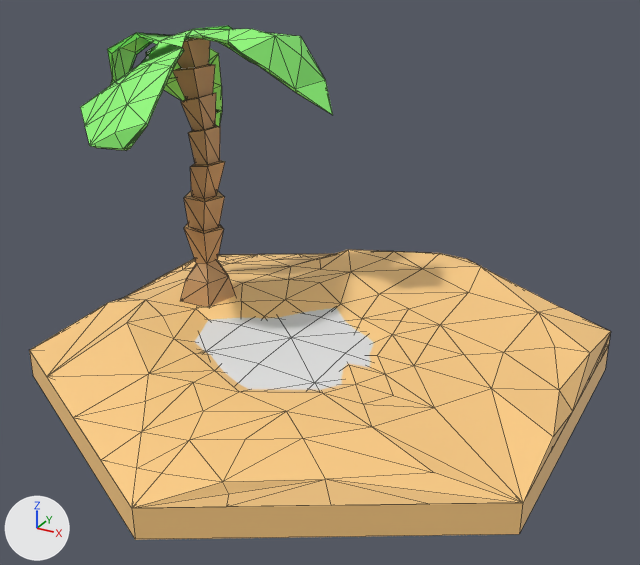
An edit to the FBX model Assets/Prefabs/Tiles3D/desert.fbx, drawn before and after from the same camera.
One viewpoint serves both versions: a camera (50 mm lens) standing at (1.31, -2.38, 1.48) and looking at (0.04, -0.08, 0.33). Arrows for +X, +Y and +Z are at lower left; the lights stay in place. Mesh edges are drawn as thin lines. Vertices at the same position are counted once.
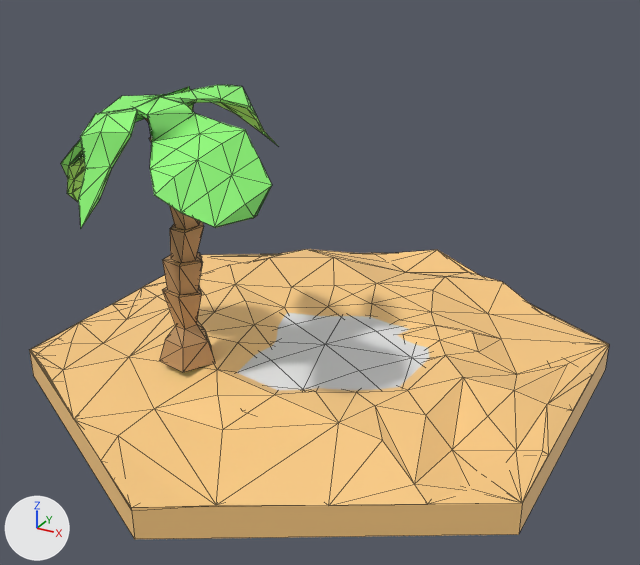
Boxes [x1, y1, x2, y2] around the edits, measured in the pictures (640 x 565 px; the box of a moved part takes in the faces that stretch with it):
'Cylinder', reshaped, turned
    before: [29, 26, 611, 540]
    after: [29, 85, 609, 539]
part 1 of me_cylinder, moved or reshaped
    before: [173, 38, 215, 100]
    after: [145, 118, 152, 143]
part 2 of me_cylinder, rebuilt (14% narrower, 15% taller)
    before: [80, 26, 333, 150]
    after: [61, 85, 278, 228]
part 3 of me_cylinder, rebuilt
    before: [194, 308, 374, 390]
    after: [237, 313, 430, 390]
part 4 of me_cylinder, moved or reshaped
    before: [30, 93, 611, 411]
    after: [30, 205, 502, 509]
part 5 of me_cylinder, moved or reshaped
    before: [74, 352, 572, 508]
    after: [329, 277, 609, 506]

Diff of the bpy script that builds the scene:
```diff
--- a/Assets/Prefabs/Tiles3D/desert.fbx.py
+++ b/Assets/Prefabs/Tiles3D/desert.fbx.py
@@ me_cylinder @@
 # used by ob_cylinder; location = (0.0, 0.0, 0.0); rotation_euler = (1.571, 0.0, 0.0), in degrees (90, 0, 0)
 # verts and faces of me_cylinder; kept vertices keep their numbers, new ones are numbered from 467
 # before: 17 (0.0, 0.08, 0.88) at pixel (161, 473), 21 (-0.07, 0.08, 0.89) at pixel (136, 468), 23 (0.15, 0.12, 0.69) at pixel (245, 439), 28 (0.21, 0.08, 0.86) at pixel (228, 493), 83 (0.36, 0.14, 0.4) at pixel (363, 404)
 # before: 120 (0.29, 0.14, 0.64) at pixel (302, 438), 121 (0.43, 0.15, 0.5) at pixel (371, 426), 142 (0.65, 0.13, 0.12) at pixel (491, 388), 178 (-0.14, 0.11, 0.78) at pixel (141, 431), 179 (0.87, 0.11, 0.25) at pixel (553, 436)
 # before: 180 (0.0, 0.11, 0.75) at pixel (189, 440), 204 (0.54, 0.14, 0.31) at pixel (434, 407), 212 (0.64, 0.11, 0.56) at pixel (434, 472), 213 (0.19, 0.11, 0.86) at pixel (222, 481), 215 (0.41, 0.11, 0.72) at pixel (325, 479)
-me_cylinder.from_pydata(...)  # 467 vertices, 858 faces; spans x -0.87..0.87, y -0.05..1.09, z -1.0..1.0
+me_cylinder.from_pydata(...)  # 486 vertices, 911 faces; spans x -0.87..0.87, y -0.05..0.98, z -1.0..1.0
+# me_cylinder part 1: the loose piece of 20 vertices spanning x -0.57..-0.41, y 0.85..1.06, z -0.08..0.06 is scaled about its middle by 0.876, then moved by (-0.02, -0.1, 0.0)
+# me_cylinder part 2: the loose piece of 136 vertices spanning x -0.82..-0.02, y 0.65..1.09, z -0.43..0.45 is rebuilt with 153 vertices and now spans x -0.8..-0.09, y 0.58..0.98, z -0.38..0.39
+# me_cylinder part 3: the loose piece of 25 vertices spanning x -0.44..0.36, y 0.11..0.13, z -0.27..0.53 is rebuilt with 25 vertices and now spans x -0.46..0.34, y 0.11..0.13, z -0.28..0.53
+# me_cylinder part 4
+# 75 vertices are removed from x -0.87..0.21, y 0.05..1.05, z -0.87..0.5
+# 181 faces are deleted
+# 4 vertices in x -0.85..-0.5, y 0.05..0.15, z -0.52..0.23 move by (0.0, -0.02, 0.0)
+# 3 vertices in x -0.66..0.64, y 0.05..0.06, z -0.65..-0.36 move by (0.0, -0.01, 0.0)
+# 16 vertices move from x -0.65..0.87, y 0.03..0.23, z -0.76..0.35 to x -0.65..0.87, y 0.04..0.22, z -0.76..0.35
+# 77 vertices are added at x -0.87..0.65, y 0.0..0.94, z -1.0..0.5
+# 57 new faces join them, mat_none (beige #ffce85)
+# 121 new faces join them, mat_material_002 (orange #c09463)
+# 3 new faces join them, mat_material_001 (green #8ffc78)
+# me_cylinder part 5
+for i in [23, 83, 120]: verts[i] += (0.0, -0.02, 0.0)
+verts[17] = (0.0, 0.04, 0.88)  # moved
+verts[21] = (-0.07, 0.04, 0.89)  # moved
+verts[28] = (0.2, 0.05, 0.86)  # moved, pixel (542, 451)
+verts[121] = (0.43, 0.06, 0.51)  # moved, pixel (517, 374)
+verts[142] = (0.64, 0.07, 0.13)  # moved, pixel (487, 313)
+verts[204] = (0.53, 0.08, 0.32)  # moved, pixel (501, 338)
+verts[178] = (-0.21, 0.08, 0.82)  # moved, pixel (414, 484)
+verts[179] = (0.83, 0.06, 0.22)  # moved, pixel (542, 314)
+verts[180] = (-0.01, 0.06, 0.73)  # moved, pixel (452, 449)
+verts[212] = (0.63, 0.05, 0.53)  # moved, pixel (567, 364)
+verts[213] = (0.15, 0.05, 0.81)  # moved, pixel (516, 450)
+verts[215] = (0.37, 0.08, 0.71)  # moved, pixel (547, 404)
 me_cylinder.materials.append(mat_none)
@@ ob_cylinder @@
 ob_cylinder.location = (0.0, 0.0, 0.0)
-ob_cylinder.rotation_euler = (1.571, 0.0, 0.0)  # degrees (90, 0, 0)
+ob_cylinder.rotation_euler = (1.571, 0.0, 1.045)  # degrees (90, 0, 60)
```
